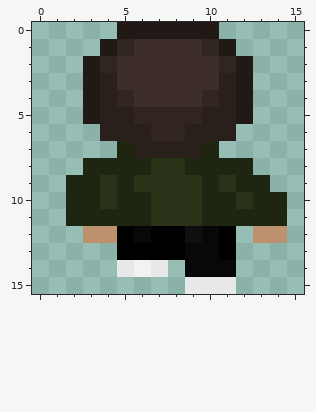
Edited in one commit: pixel-art sprite (res/player/boy_up_2.png). The first picture shows the starting point.
The file is 16x16 pixels. Colours within 5 levels of each other are drawn and written as one.
New version:
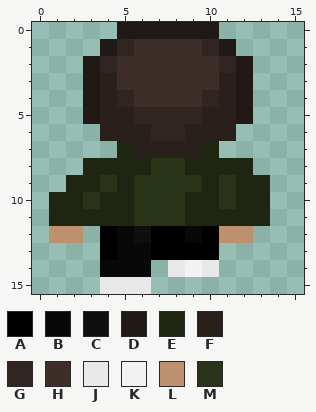
Palette (. is transparent): A #000000  B #080808  C #0f0f0f  D #211916  E #1e2612  F #291f1b  G #302521  H #3d2e29  J #e8e8e8  K #f2f2f2  L #bd916d  M #283318
Change:
y 10: x 1 . -> E; x 3..4 EM -> ME; x 6 E -> M; x 9 M -> E; x 11..12 EM -> ME; x 14 E -> .
y 11: x 1 . -> E; x 6 E -> M; x 9 M -> E; x 14 E -> .
y 12: x 1..6 ..LLAB -> LL.ABC; x 9..14 CBA.LL -> BALL..
y 13: x 4..6 .AA -> ABB; x 9..11 BBA -> AA.
y 14: x 4..11 .JKJ.BBB -> BBB.JKJ.
y 15: x 4..6 ... -> JJJ; x 9..11 JJJ -> ...
Pixel boxes of the changes (left, top, right, bottom) in both pictures:
changed: (49, 192, 287, 294)
